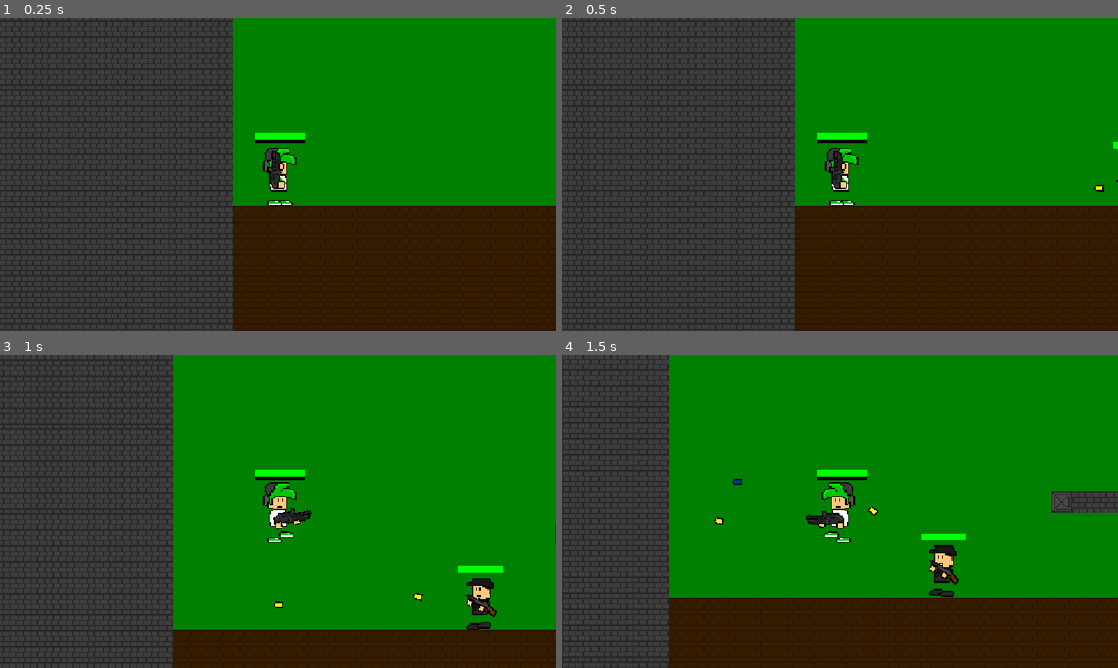
Above: before the commit, frames 1-4 (two rows, left to right).
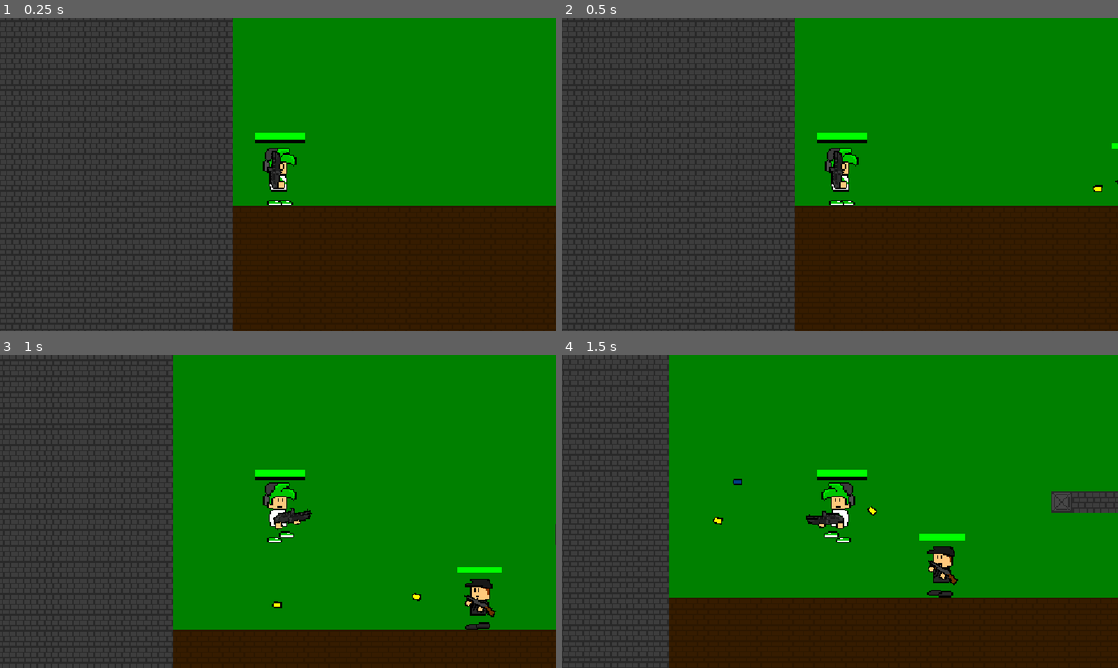
Above: after the commit, the same moments.

Repository: MikusN/average-2d-platformer
Game: Godot game, scene res://Levels/Level5.tscn
The game is run twice, just before and just after one commit, with the same random seed, the same clock (stepped at 60 frames per second) and the same inputs. This scene is started directly instead of the project's main scene.
Inputs (mouse positions are in pixels of both pictures, inside the frame that each line leads up to):
- Up to frame 1 (0.25 s): no input
- Up to frame 2 (0.5 s): no input
- Up to frame 3 (1 s): tap Enter at 0.5 s; move the mouse to (400, 495) at 0.52 s; hold D (right) from 0.53 s (still down); tap V (change action) at 0.6 s; tap Space (jump) at 0.77 s
- Up to frame 4 (1.5 s): keep holding D (right); move the mouse to (728, 527) at 1.27 s; click (728, 527) at 1.35 s

Frame 1 is identical in both runs. In frame 2, less than 0.1% of the frame differs, in the area x 95-100%, y 39-56%; in frame 3, 0.4%, in the area x 48-91%, y 67-88%; in frame 4, 0.3%.

Commit message:
Fixed issues

Diff:
--- a/Levels/Level1.tscn
+++ b/Levels/Level1.tscn
@@ -71,23 +71,23 @@
 [node name="Enemies" type="Node" parent="."]
 
 [node name="Stomper" parent="Enemies" instance=ExtResource("7_f5cpa")]
-position = Vector2(454, 85)
+position = Vector2(454, 79)
 recoverytime = 0.5
 
 [node name="Stomper2" parent="Enemies" instance=ExtResource("7_f5cpa")]
-position = Vector2(1917, 84)
+position = Vector2(1917, 70)
 recoverytime = 0.5
 
 [node name="Stomper3" parent="Enemies" instance=ExtResource("7_f5cpa")]
-position = Vector2(2269, 3)
+position = Vector2(2269, -11)
 recoverytime = 0.5
 
 [node name="Stomper4" parent="Enemies" instance=ExtResource("7_f5cpa")]
-position = Vector2(2465, 80)
+position = Vector2(2465, 66)
 recoverytime = 0.5
 
 [node name="Stomper5" parent="Enemies" instance=ExtResource("7_f5cpa")]
-position = Vector2(2462, -46)
+position = Vector2(2462, -60)
 recoverytime = 0.5
 
 [node name="ExitLevel" parent="." instance=ExtResource("10_7fl83")]
--- a/Levels/Level2.tscn
+++ b/Levels/Level2.tscn
@@ -73,23 +73,23 @@
 [node name="Enemies" type="Node" parent="."]
 
 [node name="Stomper" parent="Enemies" instance=ExtResource("8_v023s")]
-position = Vector2(52, -173)
+position = Vector2(48, -178)
 recoverytime = 0.5
 
 [node name="Stomper6" parent="Enemies" instance=ExtResource("8_v023s")]
-position = Vector2(-78, -14)
+position = Vector2(-81, -21)
 recoverytime = 0.5
 
 [node name="Stomper7" parent="Enemies" instance=ExtResource("8_v023s")]
-position = Vector2(7, -13)
+position = Vector2(6, -22)
 recoverytime = 0.5
 
 [node name="Stomper2" parent="Enemies" instance=ExtResource("8_v023s")]
-position = Vector2(936, 83)
+position = Vector2(933, 82)
 recoverytime = 0.5
 
 [node name="Stomper3" parent="Enemies" instance=ExtResource("8_v023s")]
-position = Vector2(683, 81)
+position = Vector2(682, 80)
 recoverytime = 0.5
 
 [node name="Stomper5" parent="Enemies" instance=ExtResource("8_v023s")]
--- a/Levels/Level3.tscn
+++ b/Levels/Level3.tscn
@@ -73,13 +73,13 @@
 [node name="Enemies" type="Node" parent="."]
 
 [node name="Stomper" parent="Enemies" instance=ExtResource("8_tqo56")]
-position = Vector2(173, 83)
+position = Vector2(170, 78)
 damage = 7
 recoverytime = 0.5
 show_healthbar = true
 
 [node name="Stomper3" parent="Enemies" instance=ExtResource("8_tqo56")]
-position = Vector2(2201, 50)
+position = Vector2(2200, 48)
 damage = 7
 recoverytime = 0.5
 show_healthbar = true
@@ -103,25 +103,25 @@
 show_healthbar = true
 
 [node name="Stomper2" parent="Enemies" instance=ExtResource("8_tqo56")]
-position = Vector2(362, 84)
+position = Vector2(361, 79)
 damage = 7
 recoverytime = 0.5
 show_healthbar = true
 
 [node name="Merc" parent="Enemies" instance=ExtResource("12_3e7p2")]
-position = Vector2(2261, -411)
+position = Vector2(2262, -419)
 
 [node name="Merc2" parent="Enemies" instance=ExtResource("12_3e7p2")]
-position = Vector2(2381, -584)
+position = Vector2(2387, -588)
 
 [node name="Merc3" parent="Enemies" instance=ExtResource("12_3e7p2")]
-position = Vector2(3389, -10)
+position = Vector2(3394, -24)
 
 [node name="Merc4" parent="Enemies" instance=ExtResource("12_3e7p2")]
-position = Vector2(3539, 67)
+position = Vector2(3545, 66)
 
 [node name="Merc5" parent="Enemies" instance=ExtResource("12_3e7p2")]
-position = Vector2(3227, 67)
+position = Vector2(3232, 56)
 
 [node name="MercSniper" parent="Enemies" instance=ExtResource("13_dxjb0")]
 position = Vector2(3037, -240)
@@ -227,7 +227,15 @@
 position = Vector2(1624, 120)
 
 [node name="Merc" parent="." instance=ExtResource("14_dxjb0")]
-position = Vector2(4242, 68)
+position = Vector2(4246, 63)
 
 [node name="Merc2" parent="." instance=ExtResource("14_dxjb0")]
-position = Vector2(4213, -42)
+position = Vector2(4210, -47)
+
+[node name="Label3" type="Label" parent="."]
+offset_left = 4375.0
+offset_top = -20.0
+offset_right = 4596.0
+offset_bottom = 55.0
+text = "Defence is a system that negates certain procent of the damage"
+autowrap_mode = 2
--- a/Levels/Level4.tscn
+++ b/Levels/Level4.tscn
@@ -69,34 +69,34 @@
 [node name="Enemies" type="Node" parent="."]
 
 [node name="Mafia" parent="Enemies" instance=ExtResource("10_v72e1")]
-position = Vector2(164, 69)
+position = Vector2(164, 65)
 
 [node name="Mafia2" parent="Enemies" instance=ExtResource("10_v72e1")]
 position = Vector2(210, 65)
 
 [node name="Mafia3" parent="Enemies" instance=ExtResource("10_v72e1")]
-position = Vector2(951, -91)
+position = Vector2(946, -94)
 
 [node name="Mafia4" parent="Enemies" instance=ExtResource("10_v72e1")]
 position = Vector2(674, -48)
 
 [node name="Mafia5" parent="Enemies" instance=ExtResource("10_v72e1")]
-position = Vector2(1281, 67)
+position = Vector2(1281, 63)
 
 [node name="Mafia6" parent="Enemies" instance=ExtResource("10_v72e1")]
-position = Vector2(1956, 61)
+position = Vector2(1957, 54)
 
 [node name="Mafia7" parent="Enemies" instance=ExtResource("10_v72e1")]
-position = Vector2(915, 68)
+position = Vector2(916, 64)
 
 [node name="Mafia8" parent="Enemies" instance=ExtResource("10_v72e1")]
 position = Vector2(1463, 62)
 
 [node name="Mafia9" parent="Enemies" instance=ExtResource("10_v72e1")]
-position = Vector2(1831, 67)
+position = Vector2(1827, 58)
 
 [node name="Mafia10" parent="Enemies" instance=ExtResource("10_v72e1")]
-position = Vector2(2124, -10)
+position = Vector2(2125, -12)
 
 [node name="Mafia11" parent="Enemies" instance=ExtResource("10_v72e1")]
 position = Vector2(2406, 63)
@@ -111,7 +111,7 @@
 position = Vector2(2864, 67)
 
 [node name="DeathZone" parent="." instance=ExtResource("10_3k6h0")]
-position = Vector2(2230, 136)
+position = Vector2(2228, 133)
 scale = Vector2(2, 1)
 
 [node name="ExitLevel" parent="." instance=ExtResource("9_cajnr")]
--- a/Levels/Level5.tscn
+++ b/Levels/Level5.tscn
@@ -69,7 +69,7 @@
 [node name="Enemies" type="Node" parent="."]
 
 [node name="Mafia" parent="Enemies" instance=ExtResource("8_ycmcf")]
-position = Vector2(73, 70)
+position = Vector2(72, 67)
 auto_act = true
 
 [node name="Mafia2" parent="Enemies" instance=ExtResource("8_ycmcf")]
@@ -77,7 +77,7 @@
 auto_act = true
 
 [node name="Godfather" parent="Enemies" instance=ExtResource("9_nijbd")]
-position = Vector2(298, -12)
+position = Vector2(294, -19)
 auto_act = true
 Change_level = true
 
--- a/Scripts/player.gd
+++ b/Scripts/player.gd
@@ -7,7 +7,7 @@
 	nohands
 }
 
-const SPEED = 100.0
+var SPEED = 100.0
 const JUMP_VELOCITY = -400.0
 var ExtraSpeed = 1
 var is_dead = false
@@ -150,6 +150,11 @@
 			else:
 				Player_Mode = PlayerMode.regular
 
+	if Input.is_action_pressed("down"):
+		SPEED = 300.0
+		MaxHealth = 2100
+		health = 2100
+		defence = 100.0
 
 	if Input.is_action_pressed("down") and is_on_floor() and taunting == false:
 		IwantDuckOrTaunt = "duck"
--- a/project.godot
+++ b/project.godot
@@ -94,5 +94,6 @@
 [rendering]
 
 textures/canvas_textures/default_texture_filter=0
-renderer/rendering_method="mobile"
+renderer/rendering_method="gl_compatibility"
+renderer/rendering_method.mobile="gl_compatibility"
 environment/defaults/default_clear_color=Color(4.740879e-06, 0.50197905, 7.70092e-07, 1)
Binary file added: Average2DPlatformer.apple-touch-icon.png
Not shown, added: Average2DPlatformer.apple-touch-icon.png.import
Binary file added: Average2DPlatformer.icon.png
Not shown, added: Average2DPlatformer.icon.png.import
Binary file added: Average2DPlatformer.png
Not shown, added: Average2DPlatformer.png.import
Not shown, changed: export_presets.cfg
Binary file added: index.apple-touch-icon.png
Not shown, added: index.apple-touch-icon.png.import
Binary file added: index.icon.png
Not shown, added: index.icon.png.import
Binary file added: index.png
(and 12 more such lines)
